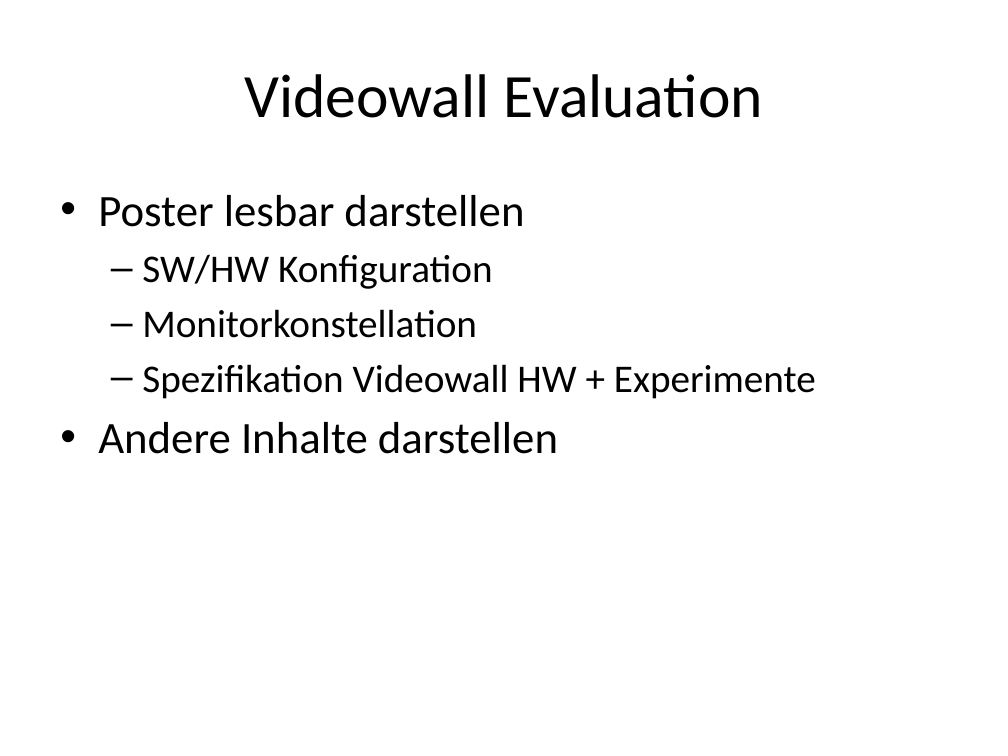
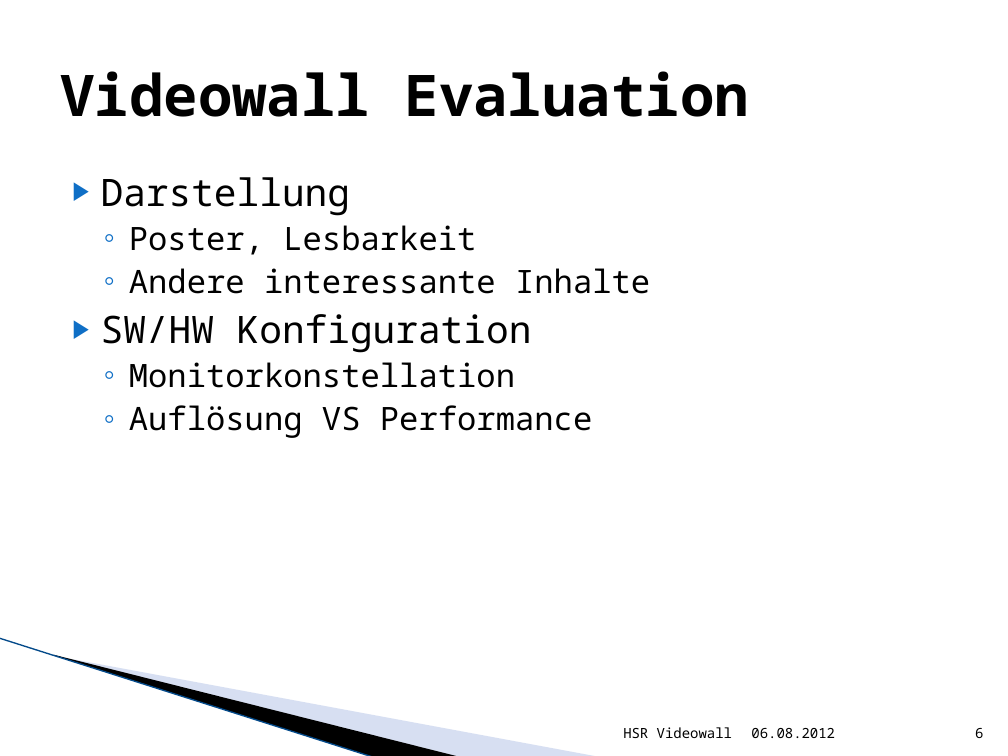
Before and after one commit to lukaselmer/hsr-bachelor-thesis-videowall, a slide deck: slide 6 of doc/media/ba_praesentation.pptx (slide 7 before the commit). Drawn at 1008x756 pixels with LibreOffice and Linux fonts; fonts in the diff are those of the drawing; background and template pictures are left out. Boxes give left, top, right and bottom in pixels: in the first picture for what was removed or moved away, otherwise in the second. Text is boxed around its words. In the diff, an @@ line names an element or a change of style, - is before the commit and + after.

```diff
--- a/doc/media/ba_praesentation.pptx
+++ b/doc/media/ba_praesentation.pptx
@@ title "Videowall Evaluation" at [60,71,749,117]: size 44 to 41 pt, font Calibri to Noto Sans Mono, bold on; alignment centre to left @@
@@ text "Darstellung": place and size @@
-text "Darstellung" at [98,195,816,454]
+text "Darstellung" at [101,177,650,438]
@@ text at [101,177,650,294]: text changed; size 32 to 23 pt; font Calibri to Noto Sans Mono @@
-• Poster lesbar darstellen
+▶ Darstellung
+  ◦ Poster, Lesbarkeit
+  ◦ Andere interessante Inhalte
@@ text at [101,314,532,388]: size 28 to 27 pt in "SW/HW Konfiguration"; font Calibri to Noto Sans Mono in "SW/HW Konfiguration", "Monitorkonstellation"; size 28 to 23 pt in "Monitorkonstellation"; bullet – to ▶; list level 2 to 1 in "SW/HW Konfiguration"; bullet – to ◦; less space between paragraphs @@
@@ text at [129,405,592,438]: text changed; size 28 to 23 pt; font Calibri to Noto Sans Mono @@
-  – Spezifikation Videowall HW + Experimente
-• Andere Inhalte darstellen
+  ◦ Auflösung VS Performance
@@ line added from (0, 638) to (374, 756), #94ABDC 0.95 pt @@
@@ freeform shape added at [53,654,461,756], fill #000000 @@
@@ freeform shape added at [55,655,600,756], fill #9DB2E1 at 40% opacity @@
@@ text added at [623,727,732,738], 10 pt, text #000000 @@
+HSR Videowall
@@ text added at [751,728,835,738], 10 pt, text #000000 @@
+06.08.2012
@@ page number added at [975,728,983,738], 10 pt, text #000000 @@
+6
```
Also in this commit, not shown: 6 other slides changed, 4 slides added, 3 slides removed.
